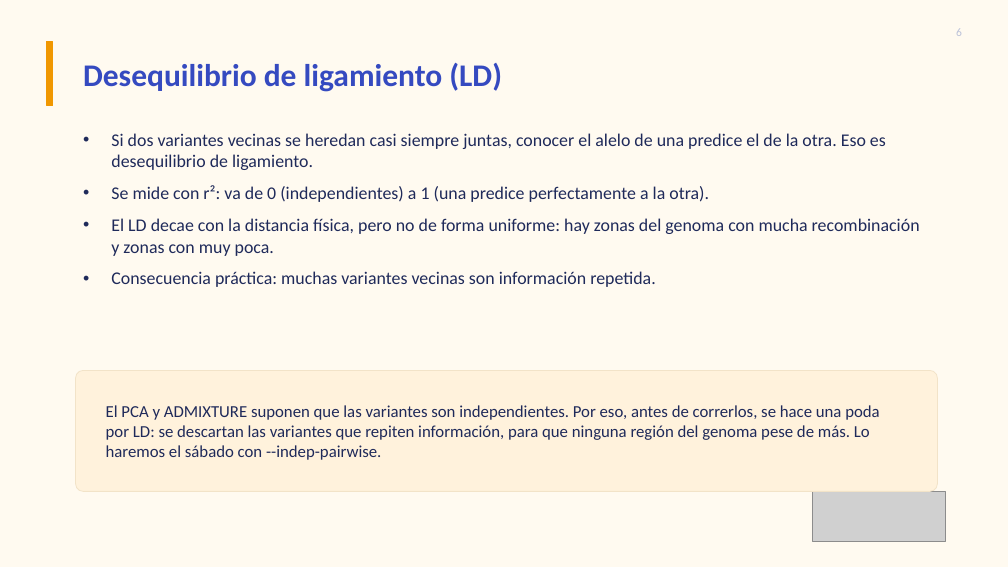
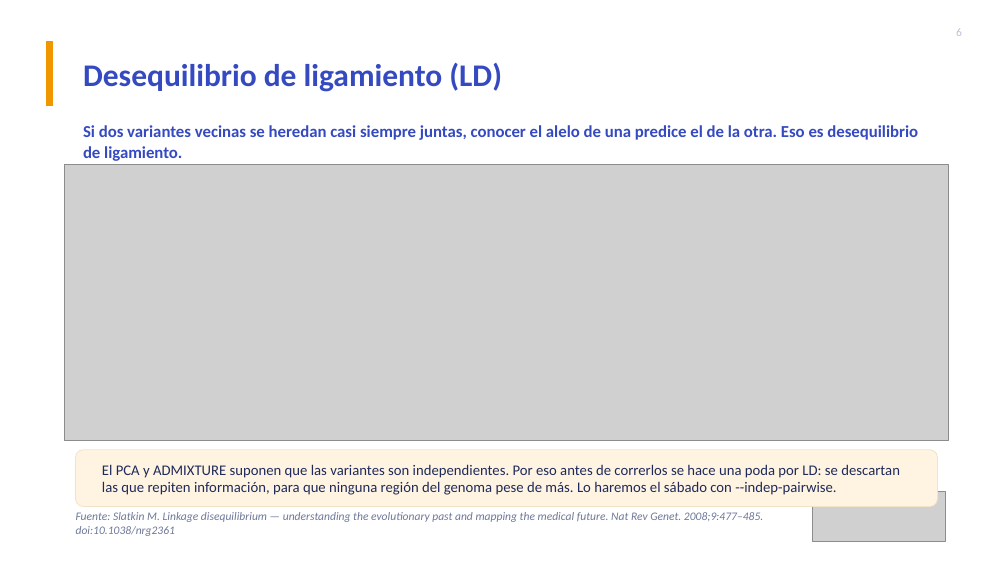
Before and after one commit to YTZ27/curso-ancestria, a slide deck: slide 6 of teoria/Modulo_1_Fundamentos.pptx. Drawn at 1008x567 pixels with LibreOffice and Linux fonts; fonts in the diff are those of the drawing; grey boxes stand for pictures. Boxes give left, top, right and bottom in pixels: in the first picture for what was removed or moved away, otherwise in the second. Text is boxed around its words. In the diff, an @@ line names an element or a change of style, - is before the commit and + after.

```diff
--- a/teoria/Modulo_1_Fundamentos.pptx
+++ b/teoria/Modulo_1_Fundamentos.pptx
@@ background #FFFAF0 to #FFFFFF @@
@@ text "Si dos variantes vecinas se ..." at (83, 125, 918, 161): size 17 to 16 pt, text colour #1F2A5A to #354AC0, bold on; bullet • to none; less space between paragraphs; vertical alignment top to middle @@
@@ picture added at (64, 165, 949, 441) @@
@@ text at (111, 185, 920, 287): paragraphs removed @@
-• Se mide con r²: va de 0 (independientes) a 1 (una predice perfectamente a la otra).
-• El LD decae con la distancia física, pero no de forma uniforme: hay zonas del genoma con mucha recombinación y zonas con muy poca.
-• Consecuencia práctica: muchas variantes vecinas son información repetida.
@@ rounded rectangle: place and size @@
-rounded rectangle at (76, 371, 938, 492)
+rounded rectangle at (76, 450, 938, 507)
@@ rounded rectangle at (76, 450, 938, 507): fill #FFF2DC to #FFF4E2; proportions changed @@
@@ text at (102, 464, 900, 495): text changed; size 16 to 14 pt @@
-El PCA y ADMIXTURE suponen que las variantes son independientes. Por eso, antes de correrlos, se hace una poda por LD: se descartan las variantes que repiten información, para que ninguna región del genoma pese de más. Lo haremos el sábado con --indep-pairwise.
+El PCA y ADMIXTURE suponen que las variantes son independientes. Por eso antes de correrlos se hace una poda por LD: se descartan las que repiten información, para que ninguna región del genoma pese de más. Lo haremos el sábado con --indep-pairwise.
@@ text added at (76, 512, 763, 536), 11 pt, text #6E7899, italic @@
+Fuente: Slatkin M. Linkage disequilibrium — understanding the evolutionary past and mapping the medical future. Nat Rev Genet. 2008;9:477–485. doi:10.1038/nrg2361
```
Also in this commit, not shown: 10 other slides changed, 2 slides added, 3 other files.
